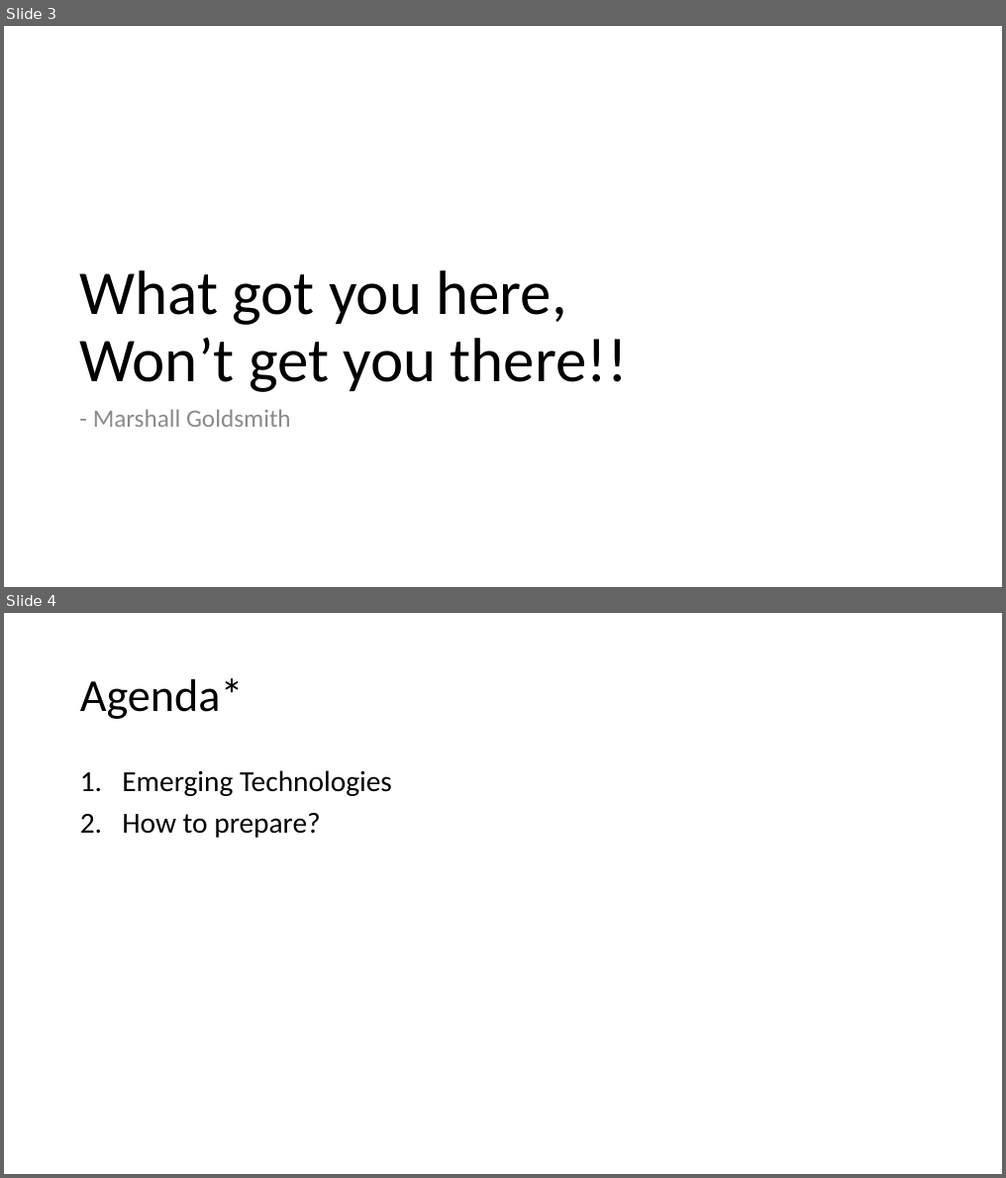
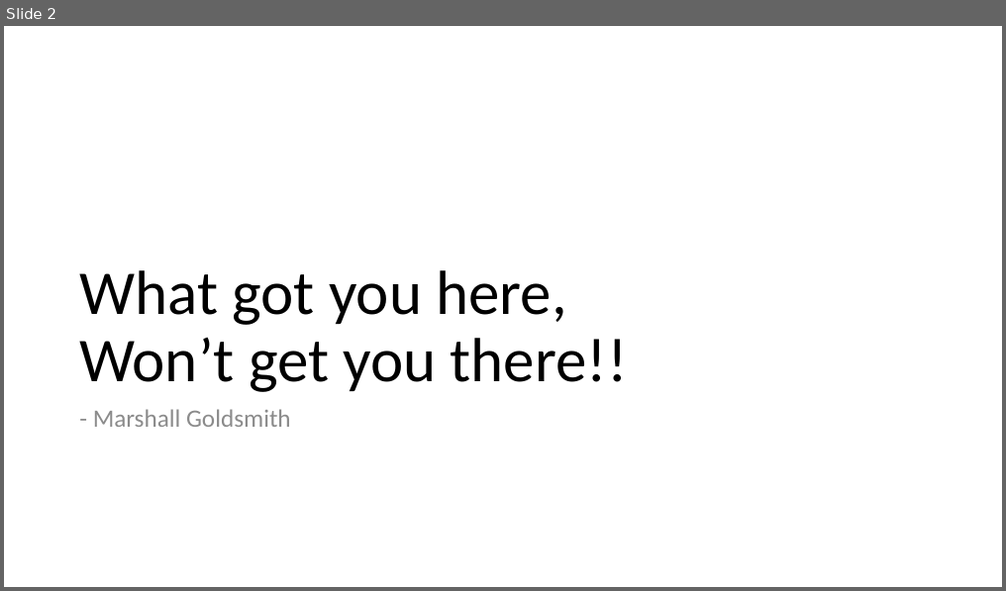
Before and after one commit to yogeshhk/Publications, a slide deck: Talk_EmergingTechnologies_MES_March13.pptx. Shown one above the other, each under a label of ours: slides 3 and 4 before the commit, slide 2 after it. The pictures are 1006x1178 and 1006x591 pixels, drawn with LibreOffice and Linux fonts; fonts in the diff are those of the drawing. Boxes give left, top, right and bottom in pixels: in the first picture for what was removed or moved away, otherwise in the second. Text is boxed around its words. In the diff, an @@ line names an element or a change of style, - is before the commit and + after.

```diff
--- a/Talk_EmergingTechnologies_MES_March13.pptx
+++ b/Talk_EmergingTechnologies_MES_March13.pptx
@@ slide 4 removed at (x1=4, y1=613, x2=1002, y2=1174), background #FFFFFF @@
@@ title removed at (x1=80, y1=678, x2=244, y2=719) @@
-Agenda*
@@ text removed at (x1=122, y1=770, x2=392, y2=838) @@
-1. Emerging Technologies
-2. How to prepare?
@@ what was slide 3 is now slide 2 @@
```
Also in this commit, not shown: 4 slides changed, 8 slides added, 1 other file.
